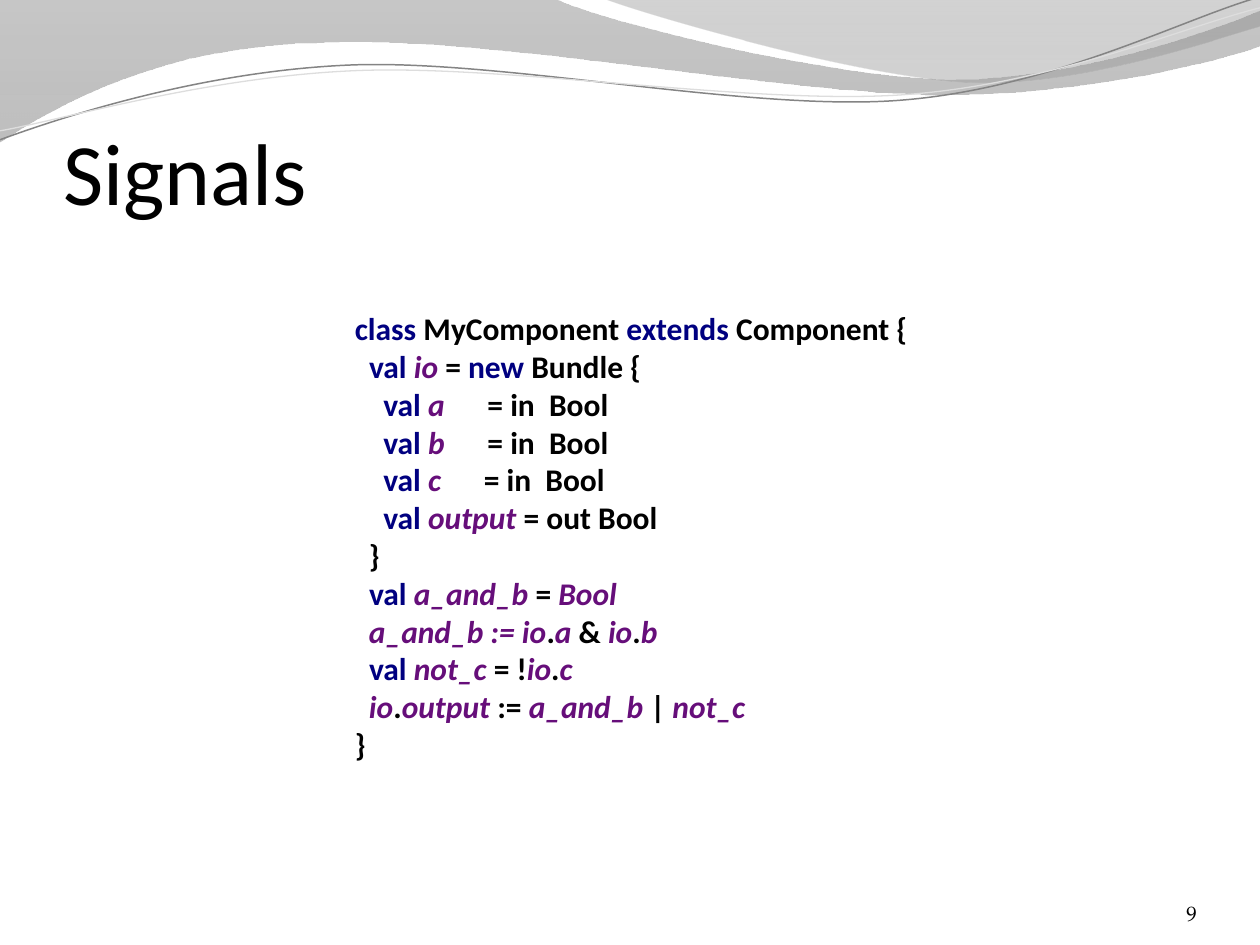
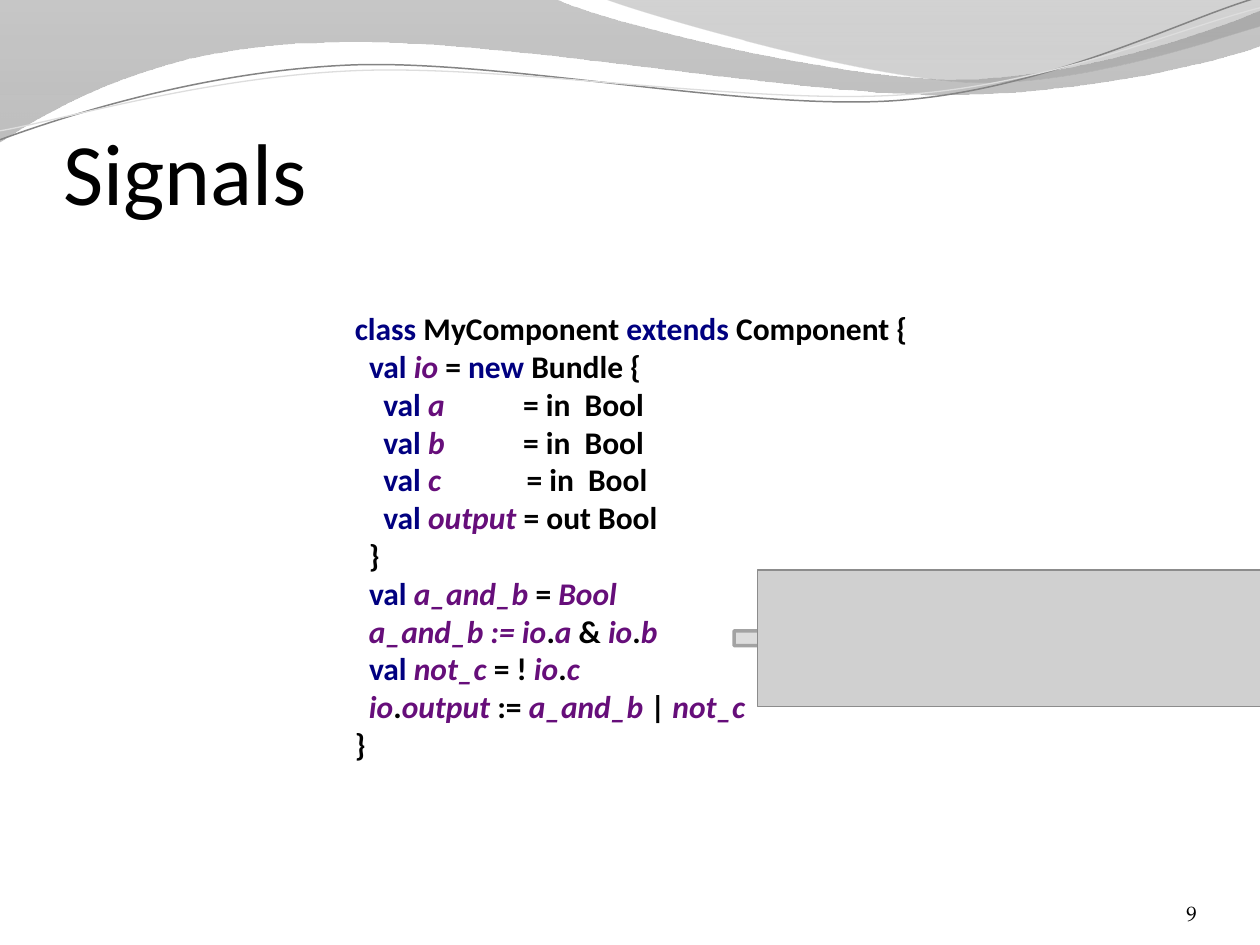
Before and after one commit to SpinalHDL/SpinalDoc, a slide deck: slide 9 of presentation/en/presentation.pptx. Drawn at 1260x945 pixels with LibreOffice and Linux fonts; fonts in the diff are those of the drawing; grey boxes stand for pictures; background and template pictures are left out. Boxes give left, top, right and bottom in pixels: in the first picture for what was removed or moved away, otherwise in the second. Text is boxed around its words. In the diff, an @@ line names an element or a change of style, - is before the commit and + after.

```diff
--- a/presentation/en/presentation.pptx
+++ b/presentation/en/presentation.pptx
@@ picture added at box(757, 570, 1260, 706) @@
@@ text at box(369, 621, 745, 723): spaces changed @@
-a_and_b := io.a & io.b
-val not_c = !io.c
-io.output := a_and_b | not_c
-}
+a_and_b := io.a & io.b
+val not_c = ! io.c
+io.output := a_and_b | not_c
+}
@@ right arrow added at box(735, 624, 816, 654), fill #DDDDDD, outline #A3A3A3 2 pt @@
```
Also in this commit, not shown: 17 other slides changed, 1 slide added, 2 other files.
